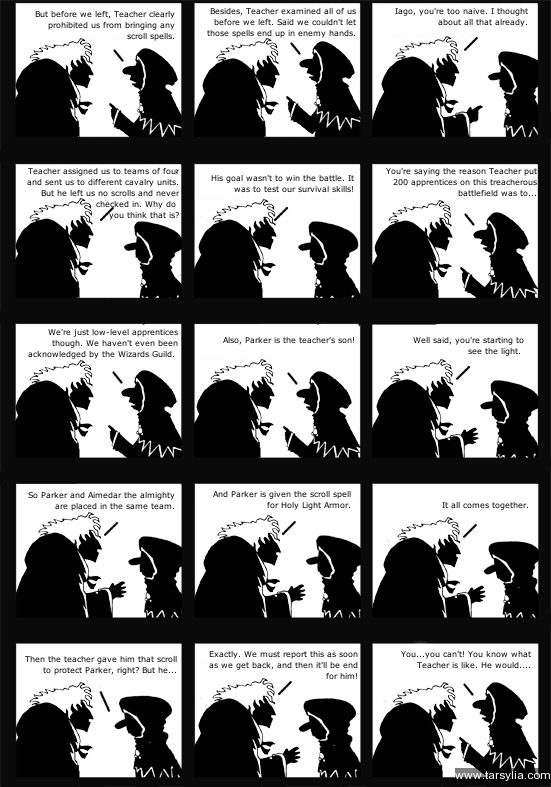
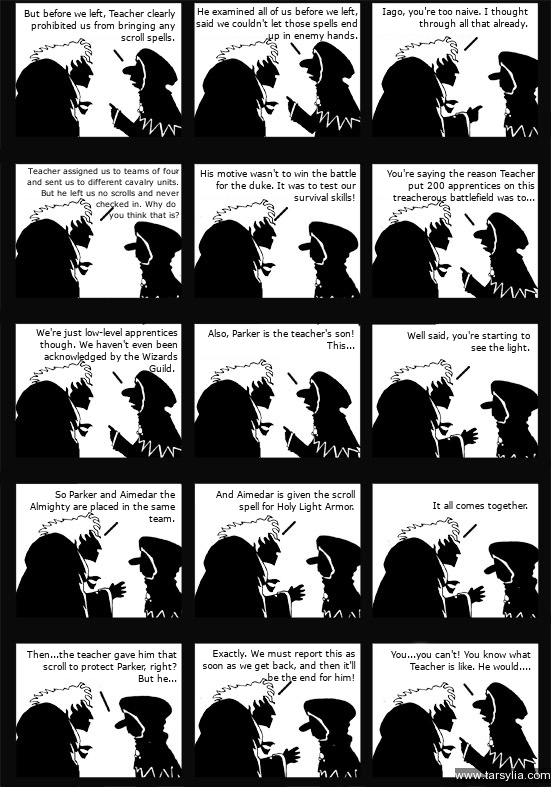
Layer changes from the first 551x787 image to the second:
painted on "But before we left, Teacher cl..." over left=24, top=9, right=175, bottom=43
renamed "Besides, Teacher examined all ..." to "He examined all of us before w...", painted on it over left=196, top=7, right=358, bottom=41
painted on "Iago, you're too naive. I thou..." over left=382, top=7, right=528, bottom=29
renamed "His goal wasn't to win the bat..." to "His motive wasn't to win the b...", painted on it over left=200, top=169, right=356, bottom=201
painted on "You're saying the reason Teach..." over left=386, top=167, right=537, bottom=201
painted on "We're just low-level apprentic..." over left=28, top=328, right=178, bottom=372
painted on "Also, Parker is the teacher's ..." over left=208, top=329, right=355, bottom=349
painted on "Well said, you're starting to ..." over left=407, top=331, right=530, bottom=356
renamed "So Parker and Aimedar the almi..." to "So Parker and Aimedar the Almi...", painted on it over left=28, top=490, right=175, bottom=522
renamed "And Parker is given the scroll..." to "And Aimedar is given the scrol...", painted on it over left=213, top=490, right=355, bottom=512
painted on "It all comes together." over left=433, top=501, right=528, bottom=511
renamed "Then the teacher gave him that..." to "Then...the teacher gave him th...", painted on it over left=25, top=650, right=177, bottom=682
painted on "Exactly. We must report this a..." over left=203, top=649, right=358, bottom=681
painted on "You...you can't! You know what..." over left=391, top=650, right=531, bottom=670
